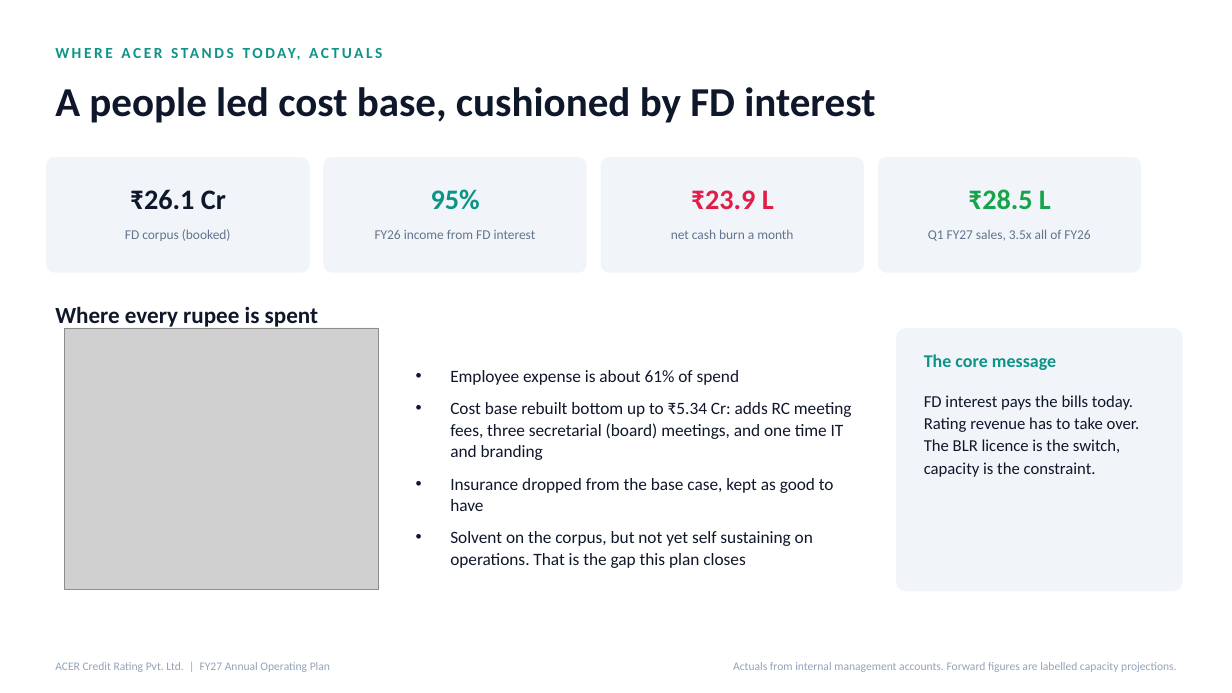
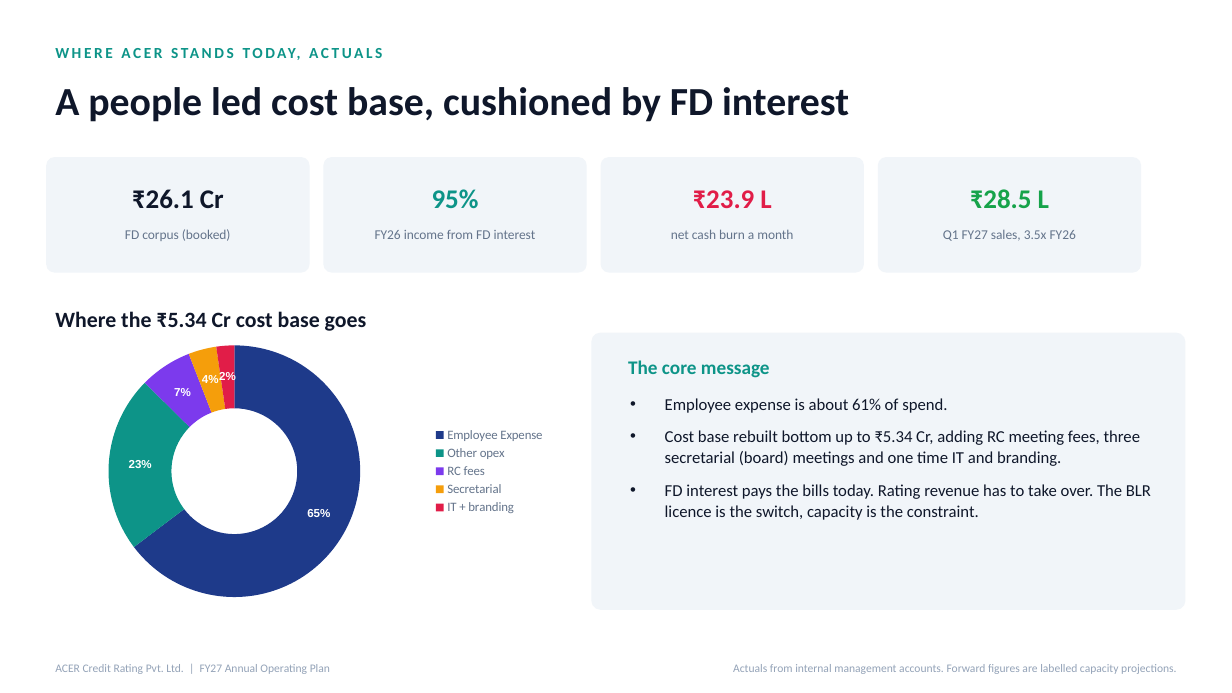
Before and after one commit to acer-developer/AOP, a slide deck: slide 2 of ACER_FY27_AOP.pptx. Drawn at 1232x693 pixels with LibreOffice and Linux fonts; fonts in the diff are those of the drawing; grey boxes stand for pictures. Boxes give left, top, right and bottom in pixels: in the first picture for what was removed or moved away, otherwise in the second. Text is boxed around its words. In the diff, an @@ line names an element or a change of style, - is before the commit and + after.

```diff
--- a/ACER_FY27_AOP.pptx
+++ b/ACER_FY27_AOP.pptx
@@ text "A people led cost base, ..." at (55, 87, 849, 122): size 32 to 31 pt @@
@@ size 22 to 21 pt in 4 elements at (132, 189, 224, 208), (432, 189, 479, 209), (693, 190, 771, 208), (970, 189, 1049, 208) @@
@@ text at (943, 230, 1076, 241): text changed @@
-Q1 FY27 sales, 3.5x all of FY26
+Q1 FY27 sales, 3.5x FY26
@@ text at (55, 311, 367, 331): text changed; size 18 to 17 pt @@
-Where every rupee is spent
+Where the ₹5.34 Cr cost base goes
@@ picture removed at (65, 328, 379, 590) @@
@@ doughnut chart added at (37, 333, 555, 610) @@
+categories: Employee Expense, Other opex, RC fees, Secretarial, IT + branding
+Series 1: 65, 23, 7, 4, 2
@@ rounded rectangle: place and size @@
-rounded rectangle at (897, 328, 1183, 592)
+rounded rectangle at (592, 333, 1186, 610)
@@ rounded rectangle at (592, 333, 1186, 610): proportions changed @@
@@ text "The core message": place and size @@
-text "The core message" at (924, 354, 1056, 370)
+text "The core message" at (628, 360, 770, 378)
@@ text "The core message" at (628, 360, 770, 378): size 14 to 15 pt @@
@@ text removed at (450, 370, 852, 568) @@
-• Employee expense is about 61% of spend
-• Cost base rebuilt bottom up to ₹5.34 Cr: adds RC meeting fees, three secretarial (board) meetings, and one time IT and branding
-• Insurance dropped from the base case, kept as good to have
-• Solvent on the corpus, but not yet self sustaining on operations. That is the gap this plan closes
@@ text "Employee expense is about 61% ...": place and size @@
-text "Employee expense is about 61% ..." at (924, 395, 1140, 477)
+text "Employee expense is about 61% ..." at (665, 398, 1151, 520)
@@ text at (665, 398, 1140, 466): paragraphs added @@
+• Employee expense is about 61% of spend.
+• Cost base rebuilt bottom up to ₹5.34 Cr, adding RC meeting fees, three secretarial (board) meetings and one time IT and branding.
@@ text at (665, 484, 1151, 520): bullet none to •; line spacing 1.12 to 1.05; more space between paragraphs @@
```
Also in this commit, not shown: 7 other slides changed, 1 other file.
